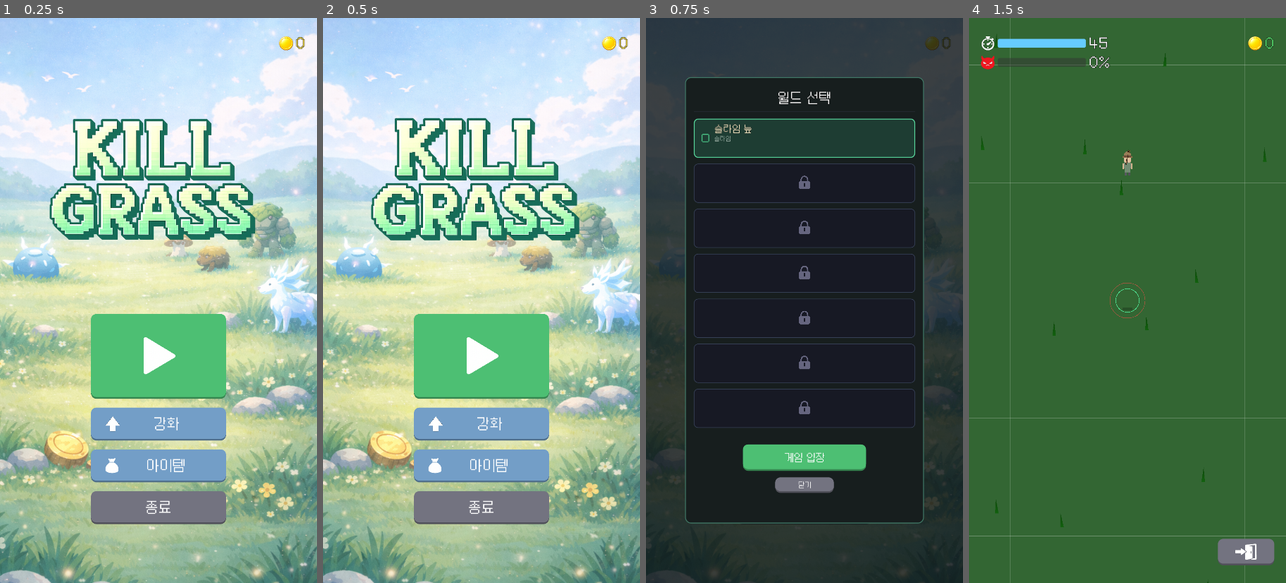
Above: before the commit, frames 1-4 (left to right).
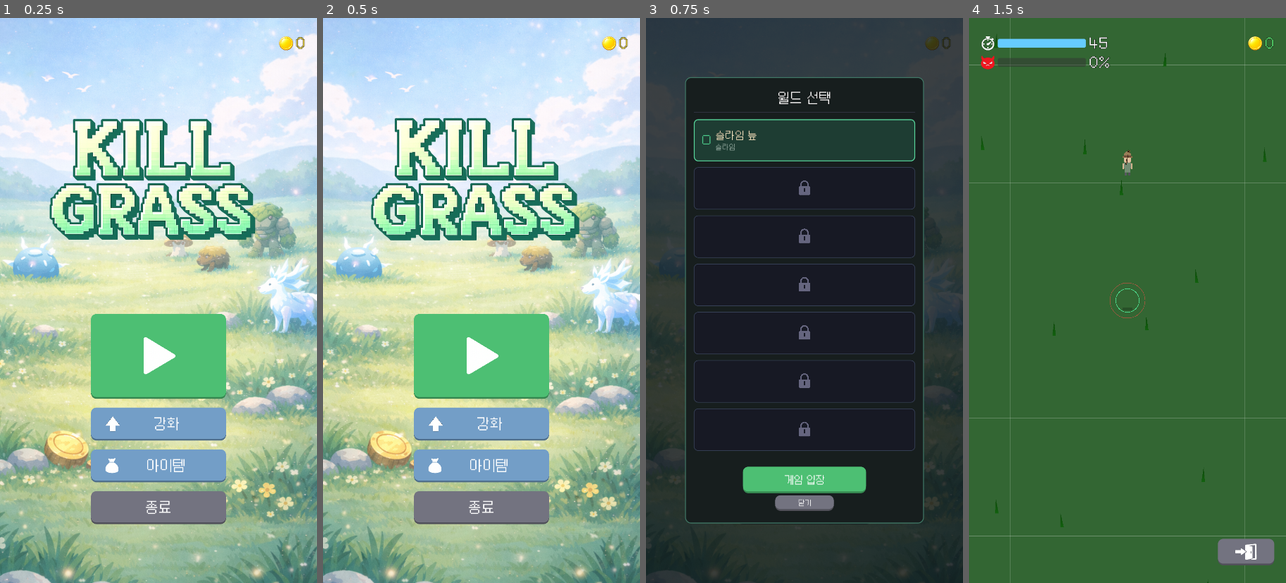
Above: after the commit, the same moments.

Repository: yellyB/game-kill_grass
Game: Godot game, scene res://scenes/ui/main_menu.tscn
The game is run twice, just before and just after one commit, with the same random seed, the same clock (stepped at 60 frames per second) and the same inputs. Sound files missing from this copy of the repository are replaced by a short silence.
Inputs (mouse positions are in pixels of both pictures, inside the frame that each line leads up to):
- Up to frame 1 (0.25 s): no input
- Up to frame 2 (0.5 s): no input
- Up to frame 3 (0.75 s): click (804, 357) at 0.5 s
- Up to frame 4 (1.5 s): click "게임 입장" at 1.25 s

Frames 1-2 are identical in both runs. In frame 3, 7.1% of the frame differs, in the area x 15-85%, y 16-88%; in frame 4, nothing differs.

Commit message:
Polish world select card UI: enlarge cards, unify font sizes, adjust spacing
- Card height 133→143, scale content proportionally
- Unify world name & cost font (38), monster & key font (26)
- Add 16px top/bottom margin to header divider
- Reduce card-to-button spacer 84→40
- Adjust transcendence button size and text gaps

Co-Authored-By: Claude Opus 4.6 <noreply@anthropic.com>

Diff:
--- a/scripts/main_menu.gd
+++ b/scripts/main_menu.gd
@@ -271,12 +271,12 @@
   panel_style.content_margin_left = 30
   panel_style.content_margin_right = 30
   panel_style.content_margin_top = 44
-  panel_style.content_margin_bottom = 26
+  panel_style.content_margin_bottom = 0
   panel.add_theme_stylebox_override("panel", panel_style)
   center.add_child(panel)
 
   var vbox = VBoxContainer.new()
-  vbox.add_theme_constant_override("separation", 22)
+  vbox.add_theme_constant_override("separation", 7)
   panel.add_child(vbox)
 
   # Header
@@ -289,11 +289,15 @@
   header.add_theme_constant_override("outline_size", 3)
   vbox.add_child(header)
 
-  # Separator
+  # Separator (with 12px top/bottom margin via MarginContainer)
+  var sep_margin = MarginContainer.new()
+  sep_margin.add_theme_constant_override("margin_top", 16)
+  sep_margin.add_theme_constant_override("margin_bottom", 16)
+  vbox.add_child(sep_margin)
   var sep = ColorRect.new()
   sep.color = Color(0.24, 0.24, 0.32)
   sep.custom_minimum_size = Vector2(0, 2)
-  vbox.add_child(sep)
+  sep_margin.add_child(sep)
 
   # World cards container (for rebuilding cards on selection change)
   _ws_cards_container = VBoxContainer.new()
@@ -304,7 +308,7 @@
 
   # Spacer between cards and buttons
   var spacer = Control.new()
-  spacer.custom_minimum_size = Vector2(0, 12)
+  spacer.custom_minimum_size = Vector2(0, 40)
   vbox.add_child(spacer)
 
   # Action button (게임 입장 / 해금)
@@ -347,7 +351,7 @@
   var selected = index == _ws_selected
 
   var card = PanelContainer.new()
-  card.custom_minimum_size = Vector2(0, 133)
+  card.custom_minimum_size = Vector2(0, 143)
 
   var style = StyleBoxFlat.new()
   if selected:
@@ -376,10 +380,10 @@
   style.corner_radius_top_right = 14
   style.corner_radius_bottom_left = 14
   style.corner_radius_bottom_right = 14
-  style.content_margin_left = 24
-  style.content_margin_right = 24
-  style.content_margin_top = 16
-  style.content_margin_bottom = 16
+  style.content_margin_left = 26
+  style.content_margin_right = 26
+  style.content_margin_top = 18
+  style.content_margin_bottom = 18
   card.add_theme_stylebox_override("panel", style)
 
   var has_key = GameManager.has_key(index)
@@ -393,7 +397,7 @@
     card.add_child(lock_container)
     var lock_icon = TextureRect.new()
     lock_icon.texture = preload("res://resources/images/icon/lock.png")
-    lock_icon.custom_minimum_size = Vector2(100, 100)
+    lock_icon.custom_minimum_size = Vector2(108, 108)
     lock_icon.expand_mode = TextureRect.EXPAND_FIT_WIDTH_PROPORTIONAL
     lock_icon.stretch_mode = TextureRect.STRETCH_KEEP_ASPECT_CENTERED
     lock_icon.modulate = Color(0.4, 0.4, 0.5)
@@ -406,7 +410,7 @@
 
     # Status icon
     var icon_label = Label.new()
-    icon_label.add_theme_font_size_override("font_size", 40)
+    icon_label.add_theme_font_size_override("font_size", 43)
     icon_label.mouse_filter = Control.MOUSE_FILTER_IGNORE
     if unlocked:
       icon_label.text = "O"
@@ -419,13 +423,14 @@
     # Info column
     var info_vbox = VBoxContainer.new()
     info_vbox.size_flags_horizontal = Control.SIZE_EXPAND_FILL
-    info_vbox.add_theme_constant_override("separation", 4)
+    info_vbox.size_flags_vertical = Control.SIZE_SHRINK_CENTER
+    info_vbox.add_theme_constant_override("separation", 8)
     info_vbox.mouse_filter = Control.MOUSE_FILTER_IGNORE
     hbox.add_child(info_vbox)
 
     var name_label = Label.new()
     name_label.text = world.name
-    name_label.add_theme_font_size_override("font_size", 35)
+    name_label.add_theme_font_size_override("font_size", 38)
     name_label.mouse_filter = Control.MOUSE_FILTER_IGNORE
     if unlocked:
       name_label.add_theme_color_override("font_color", Color(1, 0.95, 0.8))
@@ -437,7 +442,7 @@
 
     var monster_label = Label.new()
     monster_label.text = world.monsters
-    monster_label.add_theme_font_size_override("font_size", 22)
+    monster_label.add_theme_font_size_override("font_size", 26)
     monster_label.mouse_filter = Control.MOUSE_FILTER_IGNORE
     if unlocked:
       monster_label.add_theme_color_override("font_color", Color(0.62, 0.7, 0.66))
@@ -449,58 +454,75 @@
 
     # 초월 UI (클리어된 월드만)
     if unlocked and GameManager.is_world_cleared(index):
-      var str_vbox = VBoxContainer.new()
-      str_vbox.add_theme_constant_override("separation", 4)
-      str_vbox.size_flags_vertical = Control.SIZE_SHRINK_CENTER
-      str_vbox.mouse_filter = Control.MOUSE_FILTER_IGNORE
-      hbox.add_child(str_vbox)
+      var str_hbox = HBoxContainer.new()
+      str_hbox.add_theme_constant_override("separation", 10)
+      str_hbox.size_flags_vertical = Control.SIZE_SHRINK_CENTER
+      str_hbox.mouse_filter = Control.MOUSE_FILTER_IGNORE
+      hbox.add_child(str_hbox)
+
+      # 텍스트 두줄: 초월 레벨 + 효과
+      var str_info = VBoxContainer.new()
+      str_info.add_theme_constant_override("separation", 1)
+      str_info.size_flags_vertical = Control.SIZE_SHRINK_CENTER
+      str_info.mouse_filter = Control.MOUSE_FILTER_IGNORE
+      str_hbox.add_child(str_info)
+
+      var str_label = Label.new()
+      str_label.text = "초월 Lv.%d" % strength
+      str_label.mouse_filter = Control.MOUSE_FILTER_IGNORE
+      str_label.horizontal_alignment = HORIZONTAL_ALIGNMENT_RIGHT
+      str_label.add_theme_font_size_override("font_size", 28)
+      str_label.add_theme_color_override("font_color", Color(1.0, 0.8, 0.3))
+      str_label.add_theme_color_override("font_outline_color", Color(0, 0, 0))
+      str_label.add_theme_constant_override("outline_size", 2)
+      str_info.add_child(str_label)
 
       if strength > 0:
-        var str_label = Label.new()
-        str_label.text = "초월 Lv.%d" % strength
-        str_label.mouse_filter = Control.MOUSE_FILTER_IGNORE
-        str_label.horizontal_alignment = HORIZONTAL_ALIGNMENT_RIGHT
-        str_label.add_theme_font_size_override("font_size", 20)
-        str_label.add_theme_color_override("font_color", Color(1.0, 0.8, 0.3))
-        str_label.add_theme_color_override("font_outline_color", Color(0, 0, 0))
-        str_label.add_theme_constant_override("outline_size", 2)
-        str_vbox.add_child(str_label)
+        var str_spacer = Control.new()
+        str_spacer.custom_minimum_size = Vector2(0, 8)
+        str_info.add_child(str_spacer)
+        var hp_bonus = int(strength * 30)
+        var rw_bonus = int(strength * 50)
+        var hp_label = Label.new()
+        hp_label.text = "체력+%d%%" % hp_bonus
+        hp_label.mouse_filter = Control.MOUSE_FILTER_IGNORE
+        hp_label.horizontal_alignment = HORIZONTAL_ALIGNMENT_RIGHT
+        hp_label.add_theme_font_size_override("font_size", 23)
+        hp_label.add_theme_color_override("font_color", Color(0.7, 0.65, 0.4))
+        str_info.add_child(hp_label)
+        var rw_label = Label.new()
+        rw_label.text = "보상+%d%%" % rw_bonus
+        rw_label.mouse_filter = Control.MOUSE_FILTER_IGNORE
+        rw_label.horizontal_alignment = HORIZONTAL_ALIGNMENT_RIGHT
+        rw_label.add_theme_font_size_override("font_size", 23)
+        rw_label.add_theme_color_override("font_color", Color(0.7, 0.65, 0.4))
+        str_info.add_child(rw_label)
 
       var str_btn = Button.new()
       str_btn.text = "초월"
-      str_btn.add_theme_font_size_override("font_size", 18)
-      str_btn.custom_minimum_size = Vector2(120, 40)
+      str_btn.add_theme_font_size_override("font_size", 36)
+      str_btn.custom_minimum_size = Vector2(150, 108)
       str_btn.pressed.connect(_on_strengthen_pressed.bind(index))
       GameManager.style_button(str_btn, "main")
-      str_vbox.add_child(str_btn)
-
-      if strength > 0:
-        var hp_bonus = int(strength * 30)
-        var rw_bonus = int(strength * 50)
-        var bonus_label = Label.new()
-        bonus_label.text = "체력+%d%% 보상+%d%%" % [hp_bonus, rw_bonus]
-        bonus_label.mouse_filter = Control.MOUSE_FILTER_IGNORE
-        bonus_label.horizontal_alignment = HORIZONTAL_ALIGNMENT_RIGHT
-        bonus_label.add_theme_font_size_override("font_size", 16)
-        bonus_label.add_theme_color_override("font_color", Color(0.8, 0.7, 0.3))
-        str_vbox.add_child(bonus_label)
+      str_hbox.add_child(str_btn)
 
     # Cost / key status (locked with key)
     if not unlocked:
       var status_vbox = VBoxContainer.new()
-      status_vbox.add_theme_constant_override("separation", 2)
+      status_vbox.add_theme_constant_override("separation", 8)
+      status_vbox.size_flags_vertical = Control.SIZE_SHRINK_CENTER
       status_vbox.mouse_filter = Control.MOUSE_FILTER_IGNORE
       hbox.add_child(status_vbox)
 
       var cost_color = Color(1, 0.9, 0.3) if GameManager.money >= cost else Color(0.5, 0.4, 0.4)
-      var cost_hbox = GameManager.create_coin_label(GameManager.format_number(cost), 30, cost_color)
+      var cost_hbox = GameManager.create_coin_label(GameManager.format_number(cost), 38, cost_color)
       cost_hbox.mouse_filter = Control.MOUSE_FILTER_IGNORE
       status_vbox.add_child(cost_hbox)
 
       var key_label = Label.new()
       key_label.horizontal_alignment = HORIZONTAL_ALIGNMENT_RIGHT
-      key_label.add_theme_font_size_override("font_size", 22)
-      key_label.text = "열쇠 O"
+      key_label.add_theme_font_size_override("font_size", 26)
+      key_label.text = "열쇠 보유"
       key_label.add_theme_color_override("font_color", Color(0.3, 1.0, 1.0))
       key_label.mouse_filter = Control.MOUSE_FILTER_IGNORE
       status_vbox.add_child(key_label)
@@ -567,9 +589,9 @@
   var panel = Panel.new()
   panel.set_anchors_preset(Control.PRESET_CENTER)
   panel.offset_left = -300
-  panel.offset_top = -220
+  panel.offset_top = -185
   panel.offset_right = 300
-  panel.offset_bottom = 220
+  panel.offset_bottom = 185
   panel.add_theme_stylebox_override("panel", panel_style)
   root.add_child(panel)
 
